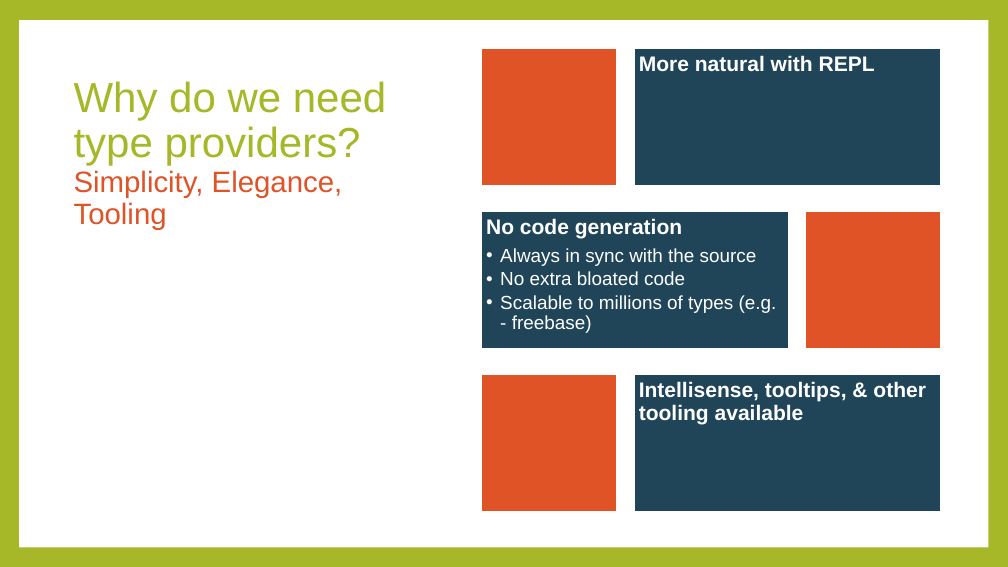
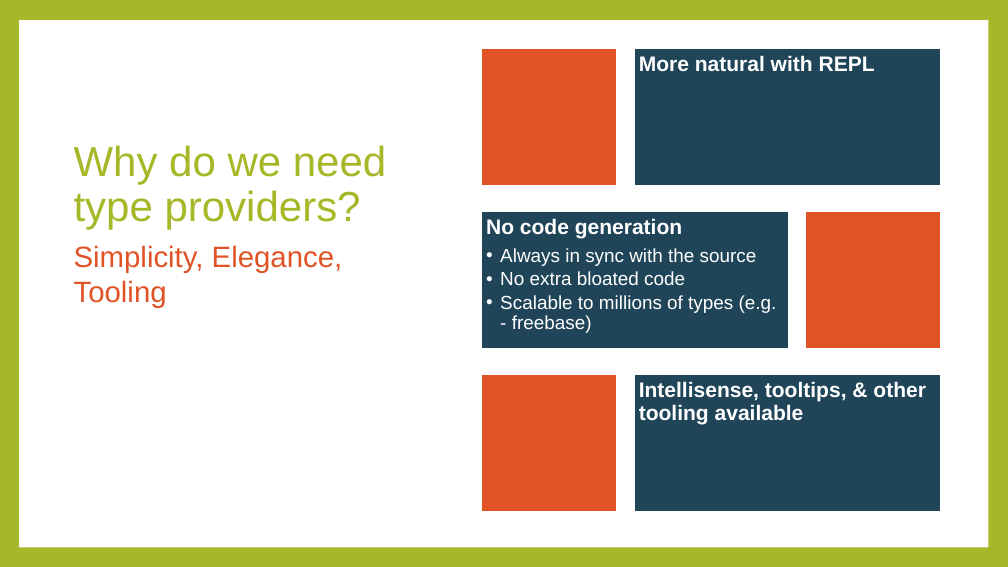
Before and after one commit to rachelblasucci/Current-Talks, a slide deck: slide 6 of Type Providers/Type Providers.pptx (slide 7 before the commit). Drawn at 1008x567 pixels with LibreOffice and Linux fonts; fonts in the diff are those of the drawing. Boxes give left, top, right and bottom in pixels: in the first picture for what was removed or moved away, otherwise in the second. Text is boxed around its words. In the diff, an @@ line names an element or a change of style, - is before the commit and + after.

```diff
--- a/Type Providers/Type Providers.pptx
+++ b/Type Providers/Type Providers.pptx
@@ title at (74,145,386,229): text changed; size 28 to 40 pt; text colour #DF5327 to #A6B727 @@
-Why do we need type providers?
-Simplicity, Elegance, Tooling
+Why do we need type providers?
@@ text added at (74,245,343,308), 28 pt, text #DF5327 @@
+Simplicity, Elegance, Tooling
```
Also in this commit, not shown: 7 other slides changed, 1 slide added, 3 slides removed.
